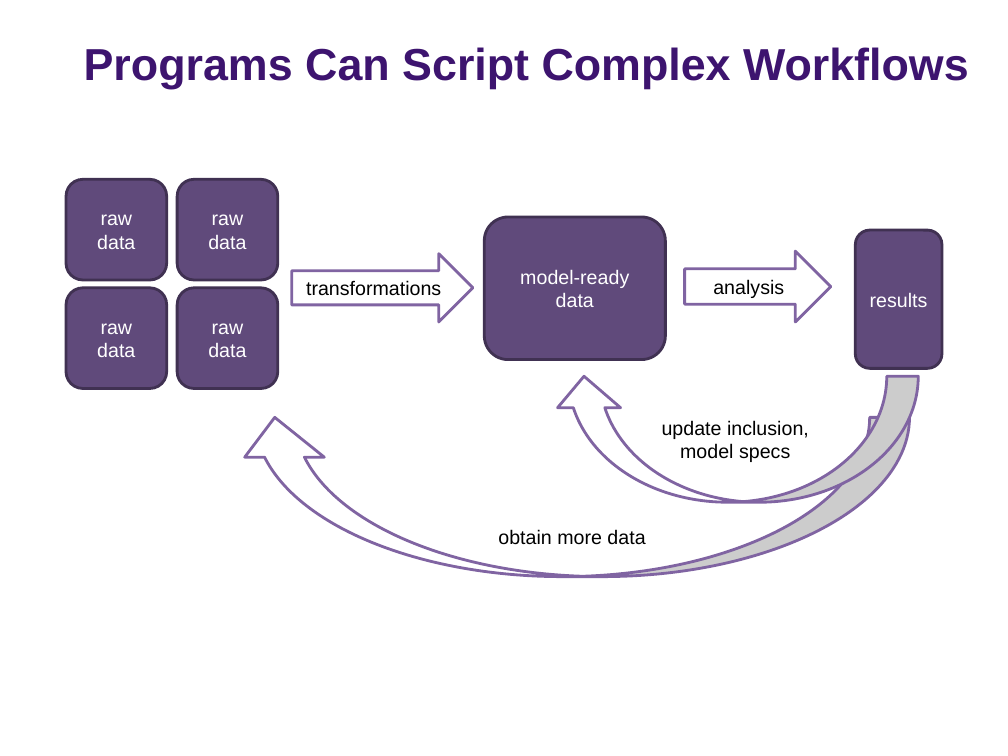
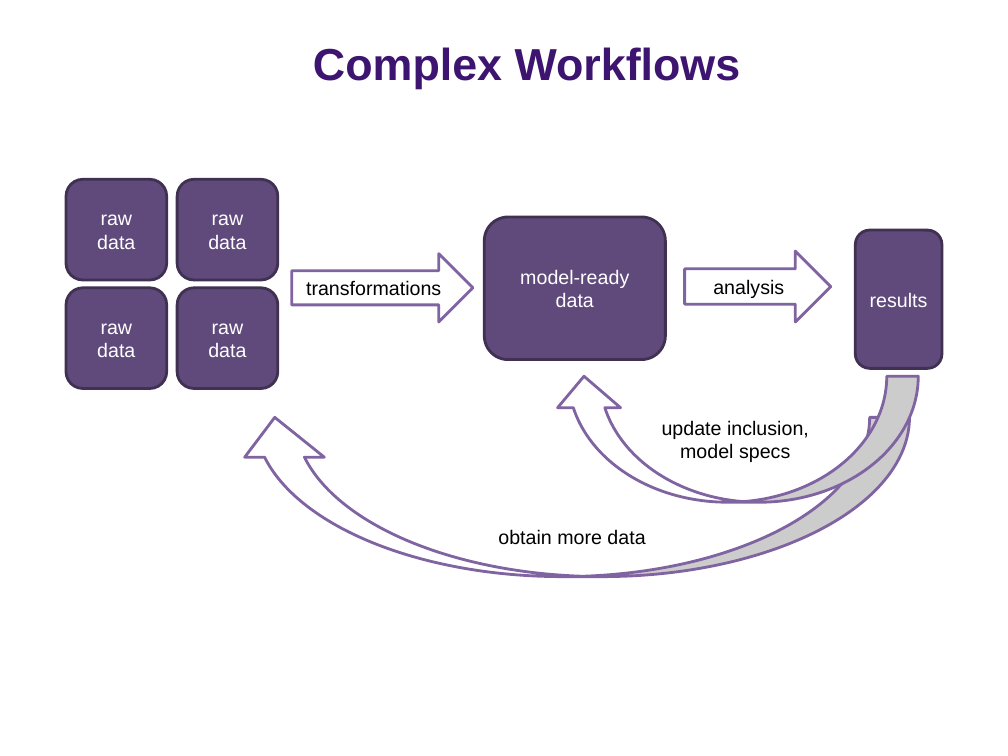
Before and after one commit to rs-kellogg/2023-phd-workshop, a slide deck: slide 10 of session-3/Session-3-Automation-Testing.pptx (slide 7 before the commit). Drawn at 1008x756 pixels with LibreOffice and Linux fonts; fonts in the diff are those of the drawing; background and template pictures are left out. Boxes give left, top, right and bottom in pixels: in the first picture for what was removed or moved away, otherwise in the second. Text is boxed around its words. In the diff, an @@ line names an element or a change of style, - is before the commit and + after.

```diff
--- a/session-3/Session-3-Automation-Testing.pptx
+++ b/session-3/Session-3-Automation-Testing.pptx
@@ title at (x1=313, y1=47, x2=741, y2=89): text changed @@
-Programs Can Script Complex Workflows
+Complex Workflows
```
Also in this commit, not shown: 11 other slides changed, 13 slides added, 5 slides removed, 3 other files.
